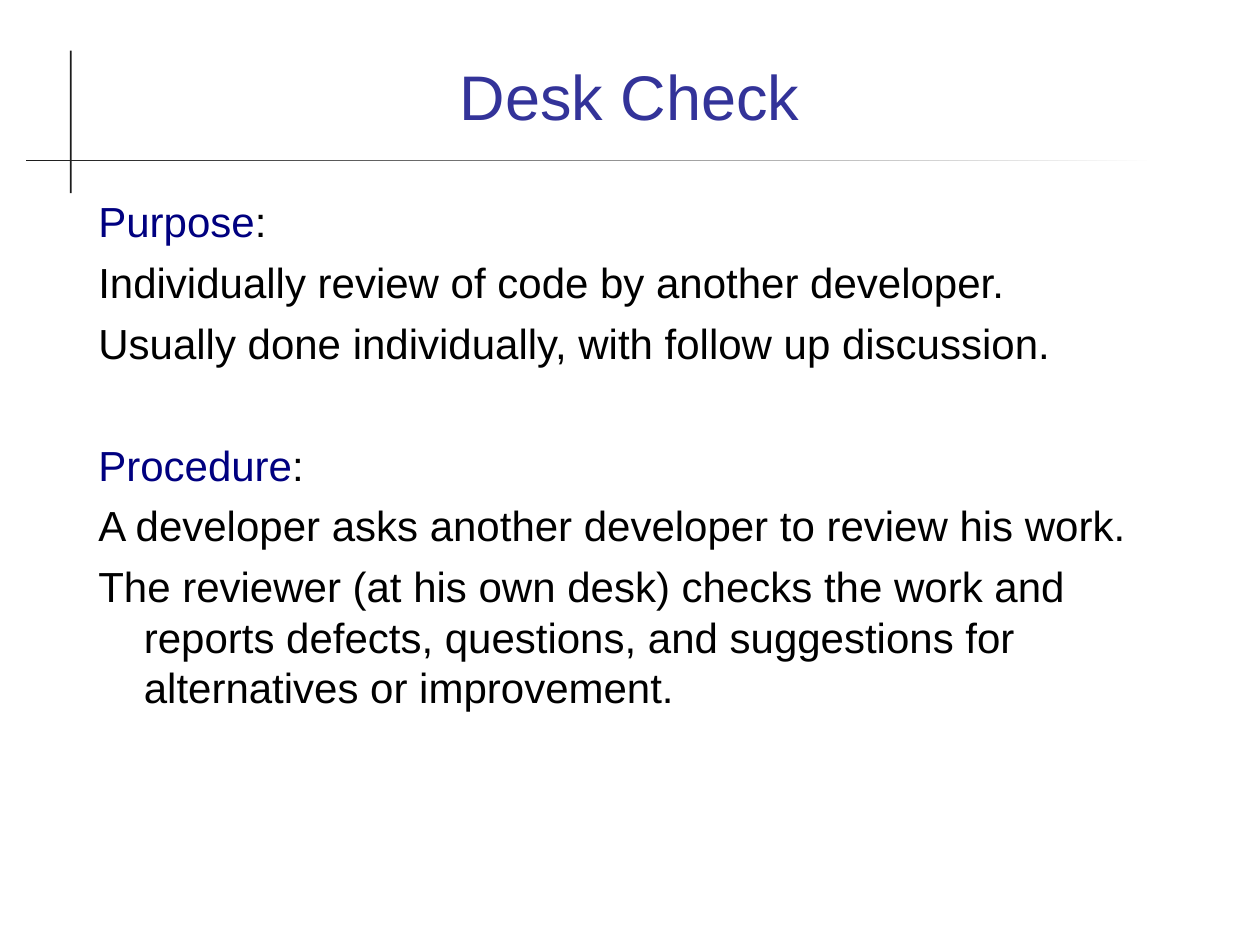
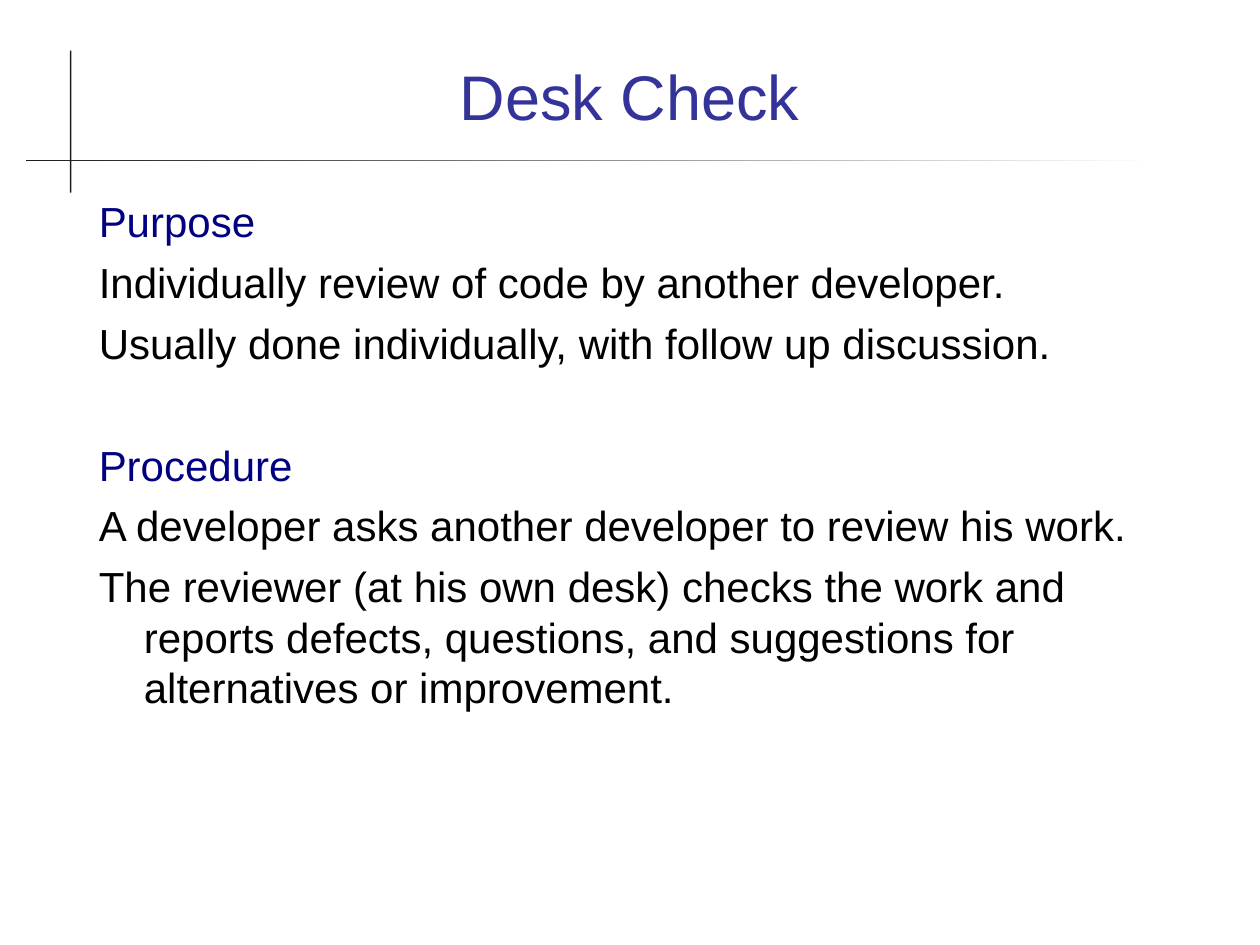
Before and after one commit to cpske/ISP, a slide deck: slide 22 of code-review/Reviews.ppt. Drawn at 1260x945 pixels with LibreOffice and Linux fonts; fonts in the diff are those of the drawing. Boxes give left, top, right and bottom in pixels: in the first picture for what was removed or moved away, otherwise in the second. Text is boxed around its words. In the diff, an @@ line names an element or a change of style, - is before the commit and + after.

```diff
--- a/code-review/Reviews.ppt
+++ b/code-review/Reviews.ppt
@@ text at bbox=[99, 208, 255, 245]: text changed @@
-Purpose:
+Purpose
@@ text at bbox=[99, 450, 293, 482]: text changed @@
-Procedure:
+Procedure
```
Also in this commit, not shown: 17 other slides changed, 6 other files.
